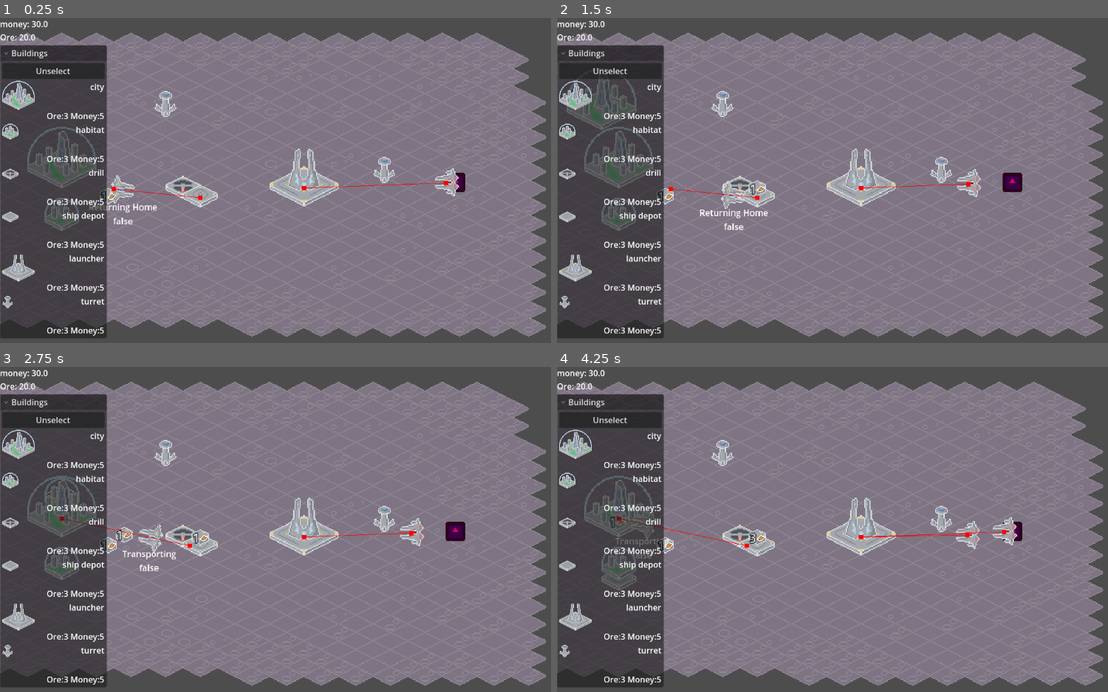
Above: before the commit, frames 1-4 (two rows, left to right).
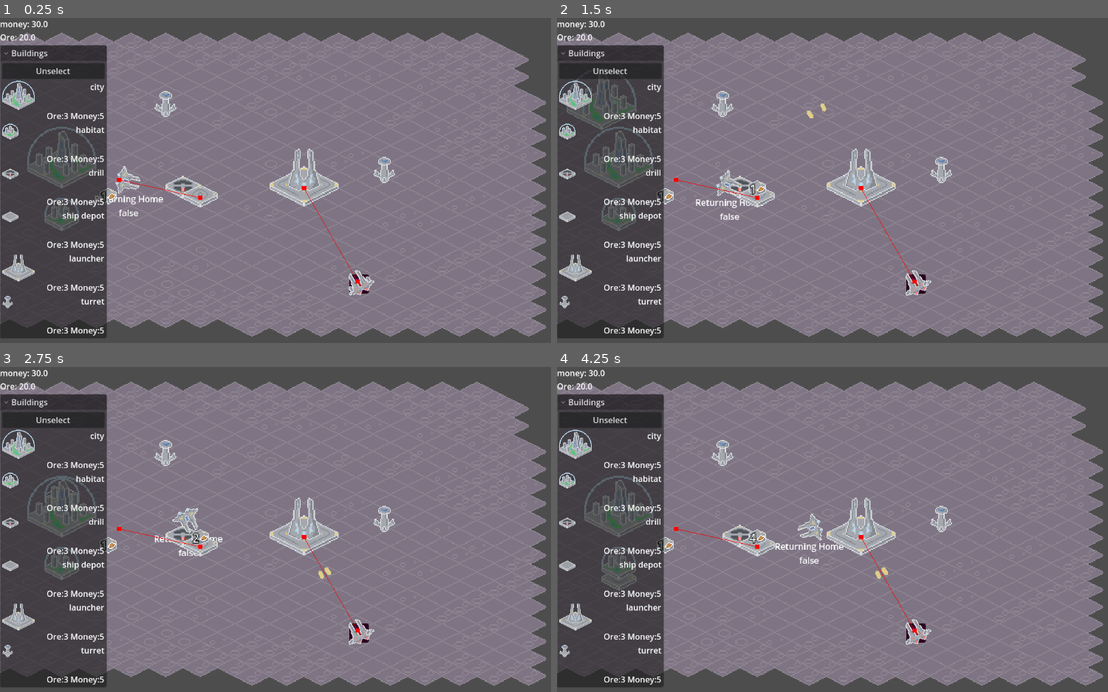
Above: after the commit, the same moments.

Repository: kevinn-t/cmpm-170-tower-defense
Game: Godot game, scene res://main scene.tscn
The game is run twice, just before and just after one commit, with the same random seed, the same clock (stepped at 60 frames per second) and the same inputs. The engine's default icon, where the game draws it, is replaced by a stand-in: a white triangle on a blue panel in a dark square.
Inputs:
- Up to frame 1 (0.25 s): no input
- Up to frame 2 (1.5 s): click "Unselect" at 0.5 s; click "city" at 1.25 s
- Up to frame 3 (2.75 s): click "habitat" at 2 s
- Up to frame 4 (4.25 s): click "drill" at 2.75 s; click "ship depot" at 3.5 s

The runs differ from the first frame. In frame 1, 1.2% of the frame differs, in the area x 16-85%, y 45-86%; in frame 2, 1.4%; in frame 3, 1.6%; in frame 4, 1.6%, in the area x 9-85%, y 44-86%.

Commit message:
work on bullets (working) (relatively)

Diff:
--- /dev/null
+++ b/Prefabs/UI/health_bar.tscn
@@ -0,0 +1,25 @@
+[gd_scene load_steps=2 format=3 uid="uid://bypjbaojskh0g"]
+
+[ext_resource type="Texture2D" uid="uid://b1ect8li1j7w6" path="res://Art/white.png" id="1_r66v8"]
+
+[node name="HealthBar" type="Node2D"]
+
+[node name="Bar" type="TextureProgressBar" parent="."]
+anchors_preset = 8
+anchor_left = 0.5
+anchor_top = 0.5
+anchor_right = 0.5
+anchor_bottom = 0.5
+offset_left = -8.0
+offset_top = -2.0
+offset_right = 8.0
+offset_bottom = 14.0
+grow_horizontal = 2
+grow_vertical = 2
+scale = Vector2(1, 0.25)
+value = 67.0
+texture_under = ExtResource("1_r66v8")
+texture_progress = ExtResource("1_r66v8")
+tint_under = Color(0.3515629, 0.3515629, 0.35156286, 1)
+tint_over = Color(0.27058825, 0.8745098, 0.26666668, 1)
+tint_progress = Color(0.27058825, 0.8745098, 0.26666668, 1)
--- a/Prefabs/bullet.tscn
+++ b/Prefabs/bullet.tscn
@@ -8,16 +8,24 @@
 b = Vector2(0, 4)
 
 [node name="bullet" type="RigidBody2D"]
+collision_layer = 16
+collision_mask = 3
+gravity_scale = 0.0
+continuous_cd = 1
+contact_monitor = true
+max_contacts_reported = 2
 script = ExtResource("1_m4f65")
 
 [node name="CollisionShape2D" type="CollisionShape2D" parent="."]
+rotation = 1.5707964
 shape = SubResource("SegmentShape2D_m4f65")
 
 [node name="Sprite2D" type="Sprite2D" parent="."]
+rotation = 1.5707964
 texture = ExtResource("1_0oen4")
 
 [node name="Lifetime" type="Timer" parent="."]
-wait_time = 2.0
+wait_time = 0.5
 one_shot = true
 
 [connection signal="body_entered" from="." to="." method="_on_body_entered"]
--- a/Prefabs/enemy.tscn
+++ b/Prefabs/enemy.tscn
@@ -8,6 +8,8 @@
 radius = 14.0
 
 [node name="Enemy" type="CharacterBody2D"]
+collision_layer = 2
+collision_mask = 3
 script = ExtResource("1_lgw76")
 
 [node name="Sprite2D" type="Sprite2D" parent="."]
--- a/Prefabs/gun.tscn
+++ b/Prefabs/gun.tscn
@@ -8,7 +8,6 @@
 
 [node name="ShootCooldown" type="Timer" parent="."]
 wait_time = 0.5
-autostart = true
 
 [node name="Turret" type="Sprite2D" parent="."]
 position = Vector2(2, 0)
--- a/Prefabs/launcher.tscn
+++ b/Prefabs/launcher.tscn
@@ -15,7 +15,6 @@
 position = Vector2(0, -8)
 
 [node name="CollisionPolygon2D" type="CollisionPolygon2D" parent="."]
-visible = false
 polygon = PackedVector2Array(32, 0, 0, -16, -32, 0, 0, 16)
 disabled = true
 
--- a/Prefabs/ship.tscn
+++ b/Prefabs/ship.tscn
@@ -9,8 +9,8 @@
 [node name="Ship" type="CharacterBody2D"]
 z_index = 1
 y_sort_enabled = true
-collision_layer = 0
-collision_mask = 0
+collision_layer = 2
+collision_mask = 3
 motion_mode = 1
 script = ExtResource("1_88h6h")
 
--- a/Prefabs/ship_depot.tscn
+++ b/Prefabs/ship_depot.tscn
@@ -10,7 +10,6 @@
 [node name="Sprite2D" parent="." instance=ExtResource("2_qpmyw")]
 
 [node name="Dummy" type="CollisionPolygon2D" parent="."]
-visible = false
 polygon = PackedVector2Array(16, 0, 0, -8, -16, 0, 0, 8)
 
 [node name="Timer" type="Timer" parent="."]
--- a/Scripts/building.gd
+++ b/Scripts/building.gd
@@ -23,7 +23,7 @@
 	onHit.connect(explosion)
 
 const EXPLOSION = preload("res://Prefabs/explosion.tscn")
-func explosion(explosion_iterations : int = 5, explosion_radius : float = 200):
+func explosion(explosion_iterations : int = 5, explosion_radius : float = 20):
 	for i in range(explosion_iterations):
 		var inst : Node2D = EXPLOSION.instantiate()
 		add_sibling(inst)
--- a/Scripts/bullet.gd
+++ b/Scripts/bullet.gd
@@ -4,6 +4,7 @@
 var gunParent : Gun
 
 func _on_body_entered(body: Node) -> void:
+	print("bullet hit " + body.name)
 	if body.has_method("hit"):
 		body.hit(gunParent)
 	queue_free()
--- a/Scripts/enemy.gd
+++ b/Scripts/enemy.gd
@@ -41,6 +41,7 @@
 		if c is Gun:
 			if yes:
 				c.target = target
+				#c.fire()
 			else:
 				c.target = null
 			c.set_firing(yes)
--- a/Scripts/enemy_spawner.gd
+++ b/Scripts/enemy_spawner.gd
@@ -5,6 +5,7 @@
 
 func _ready() -> void:
 	spawn_enemy()
+	$Timer.stop() # temporary just spawn 1 and stop
 
 func _on_timer_timeout() -> void:
 	spawn_enemy()
--- a/Scripts/explosion.gd
+++ b/Scripts/explosion.gd
@@ -1,4 +1,7 @@
 extends Node2D
+
+func _ready() -> void:
+	$AnimatedSprite2D.play("default")
 
 func _on_animated_sprite_2d_animation_finished() -> void:
 	queue_free()
--- a/Scripts/gun.gd
+++ b/Scripts/gun.gd
@@ -13,7 +13,8 @@
 
 func set_firing(firing : bool = true):
 	if firing:
-		shoot_cooldown.start()
+		if shoot_cooldown.is_stopped():
+			shoot_cooldown.start()
 	else:
 		shoot_cooldown.stop()
 
@@ -25,9 +26,11 @@
 	print("Gun fired at ", target)
 	var dir = (target.global_position - global_position).normalized()
 	var inst : Bullet = BULLET.instantiate()
+	inst.add_collision_exception_with(get_parent())
 	bulletParent.add_child(inst)
 	inst.gunParent = self
-	inst.velocity = dir * bullet_speed
+	inst.global_position = global_position
+	inst.linear_velocity = dir * bullet_speed
 	rotation = atan2(dir.y, dir.x)
 	inst.rotation = atan2(dir.y, dir.x)
 
--- a/Scripts/unit.gd
+++ b/Scripts/unit.gd
@@ -33,7 +33,7 @@
 	onHit.connect(explosion)
 
 const EXPLOSION = preload("res://Prefabs/explosion.tscn")
-func explosion(explosion_iterations : int = 5, explosion_radius : float = 200):
+func explosion(explosion_iterations : int = 5, explosion_radius : float = 0):
 	for i in range(explosion_iterations):
 		var inst : Node2D = EXPLOSION.instantiate()
 		add_sibling(inst)
--- a/main scene.tscn
+++ b/main scene.tscn
@@ -156,7 +156,7 @@
 position = Vector2(250, -10)
 
 [node name="EnemySpawner" type="Node2D" parent="."]
-position = Vector2(316, -6)
+position = Vector2(227, 88)
 script = ExtResource("15_v7vy4")
 
 [node name="Timer" type="Timer" parent="EnemySpawner"]
--- a/project.godot
+++ b/project.godot
@@ -64,6 +64,12 @@
 ]
 }
 
+[layer_names]
+
+2d_physics/layer_1="buildings"
+2d_physics/layer_2="units"
+2d_physics/layer_5="bullets"
+
 [rendering]
 
 textures/canvas_textures/default_texture_filter=0
Binary file added: Art/repair_ship.aseprite
Binary file added: Art/repair_ship.png
Not shown, added: Art/repair_ship.png.import
Binary file added: Art/white.png
Not shown, added: Art/white.png.import
Renamed: Prefabs/storage_ui.tscn -> Prefabs/UI/storage_ui.tscn
